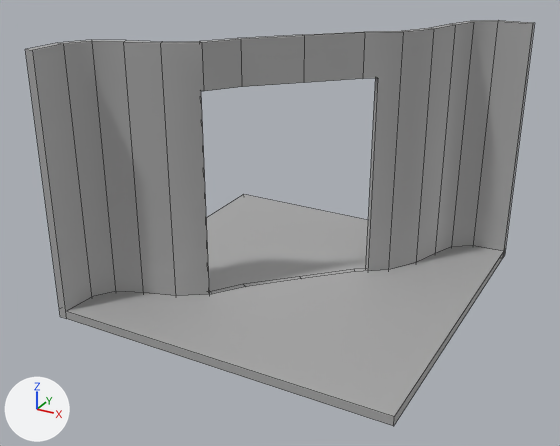
The FBX model UnityProjects/House of Healing/Assets/_Project/Art/Models/structure_doordiagonal.fbx, before and after one commit.
The view is the same before and after, from a camera (50 mm lens) standing at (-5.16, -3.48, 4.49) and looking at (-9.08, 3.66, 0.92). Lighting does not change. The marker at lower left points along +X, +Y and +Z. The picture after the commit comes second. Mesh edges are drawn as thin lines. Where no turn or scale is listed for an object, it has been applied to the vertices.

In view in the first picture: 'doordiagonal_floor', 'doordiagonal_wall'.
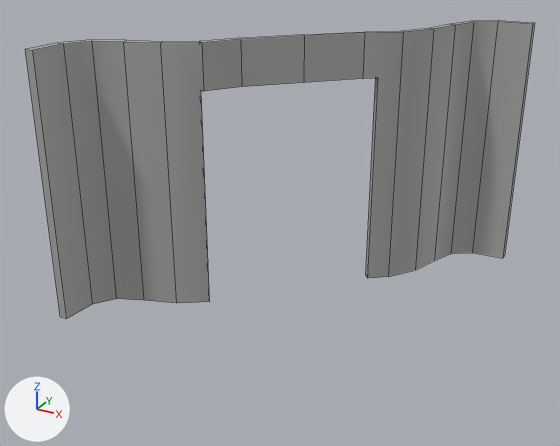
The newer file is also turned or shifted as a whole; pictures and numbers use the older file's frame.

Diff of the bpy script that builds the scene:
```diff
--- a/UnityProjects/House of Healing/Assets/_Project/Art/Models/structure_doordiagonal.fbx.py
+++ b/UnityProjects/House of Healing/Assets/_Project/Art/Models/structure_doordiagonal.fbx.py
@@ ob_doordiagonal_floor @@
-ob_doordiagonal_floor = bpy.data.objects.new('doordiagonal_floor', me_mesh_001)
-ob_doordiagonal_floor.location = (-11.0, 2.0, 0.0)
```

Where the change shows, as pixel boxes (x1, y1, x2, y2) in the pictures (560 x 446 px):
'doordiagonal_floor', deleted
    before: (66, 194, 504, 426)
